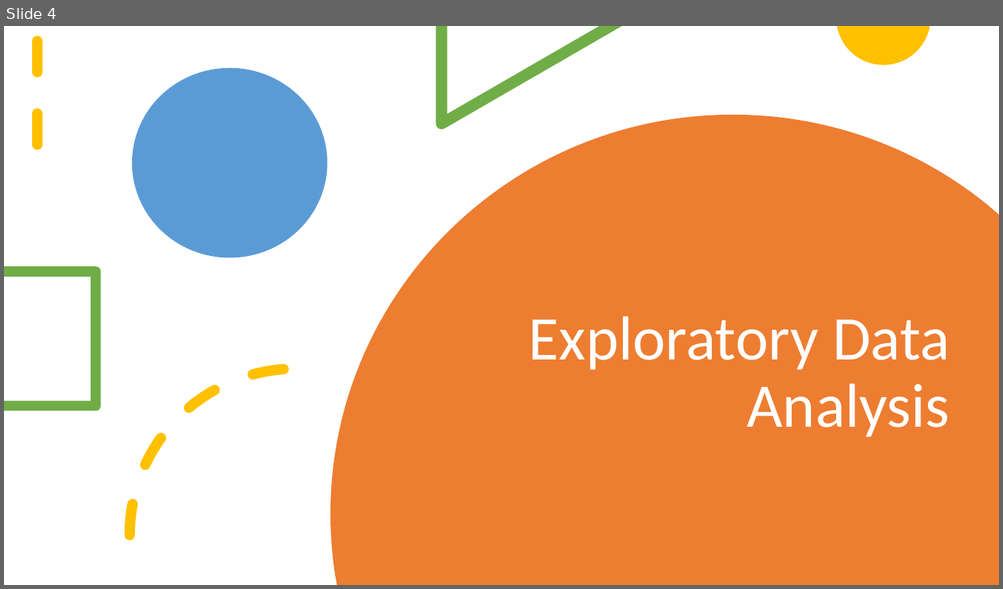
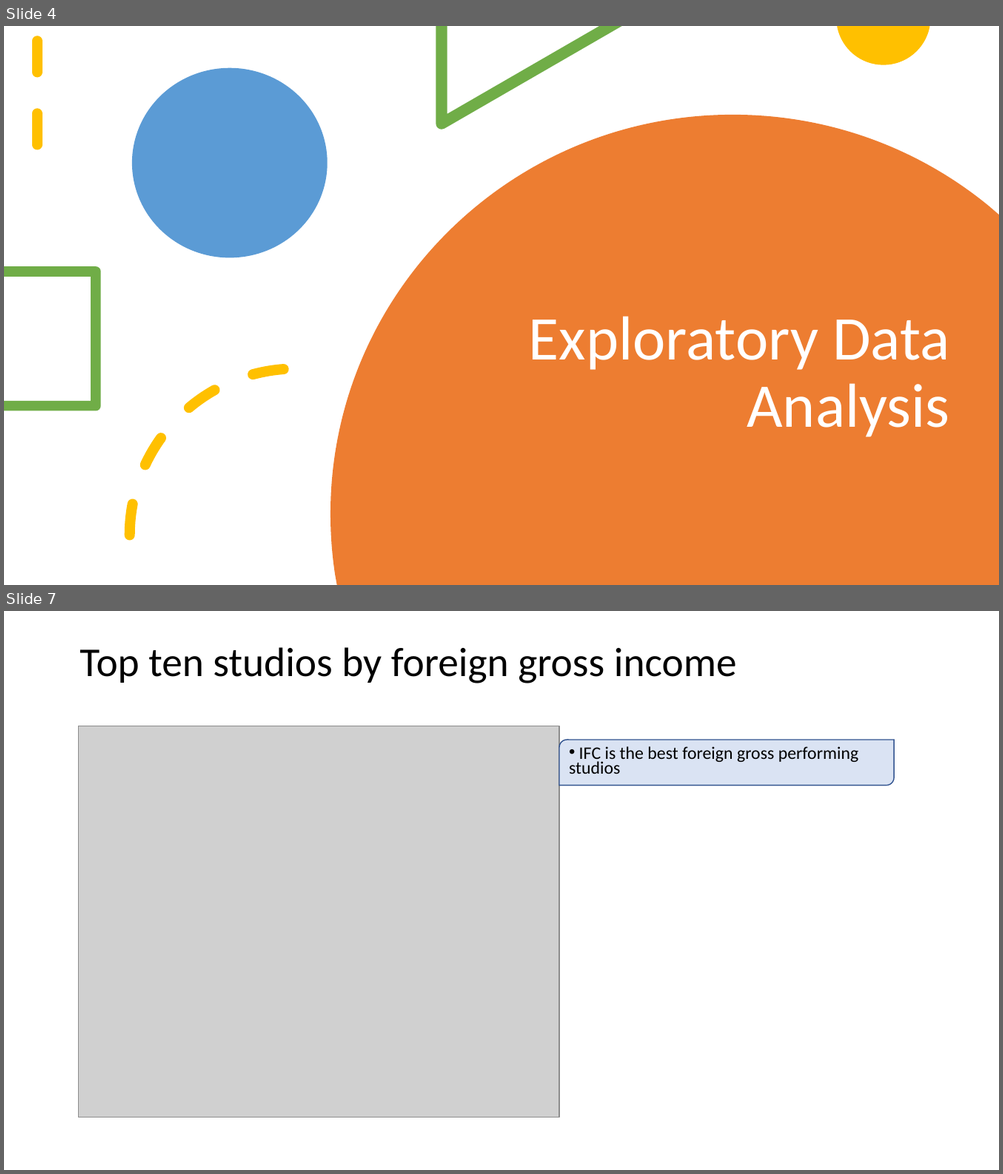
Before and after one commit to okudapascal/Phase_1-Project-Moringa, a slide deck: Presentation pascal v01.pptx. Shown one above the other, each under a label of ours: slide 4 before the commit, slides 4 and 7 after it; the slides between them are not shown. The pictures are 1003x589 and 1003x1174 pixels, drawn with LibreOffice and Linux fonts; fonts in the diff are those of the drawing; grey boxes stand for pictures. Boxes give left, top, right and bottom in pixels: in the first picture for what was removed or moved away, otherwise in the second. Text is boxed around its words. In the diff, an @@ line names an element or a change of style, - is before the commit and + after.

```diff
--- a/Presentation pascal v01.pptx
+++ b/Presentation pascal v01.pptx
@@ slide 7 added at (4,611,999,1170), background #FFFFFF @@
@@ title added at (79,647,737,684), 39.6 pt, text #000000 @@
+Top ten studios by foreign gross income
@@ picture added at (79,726,559,1119) @@
@@ round diag rect added at (559,740,894,786), fill #DAE3F3, outline #325491 1 pt, 17 pt, text #000000 @@
+• IFC is the best foreign gross performing studios
```
Also in this commit, not shown: 1 slide changed, 6 other slides added, 5 slides removed.
